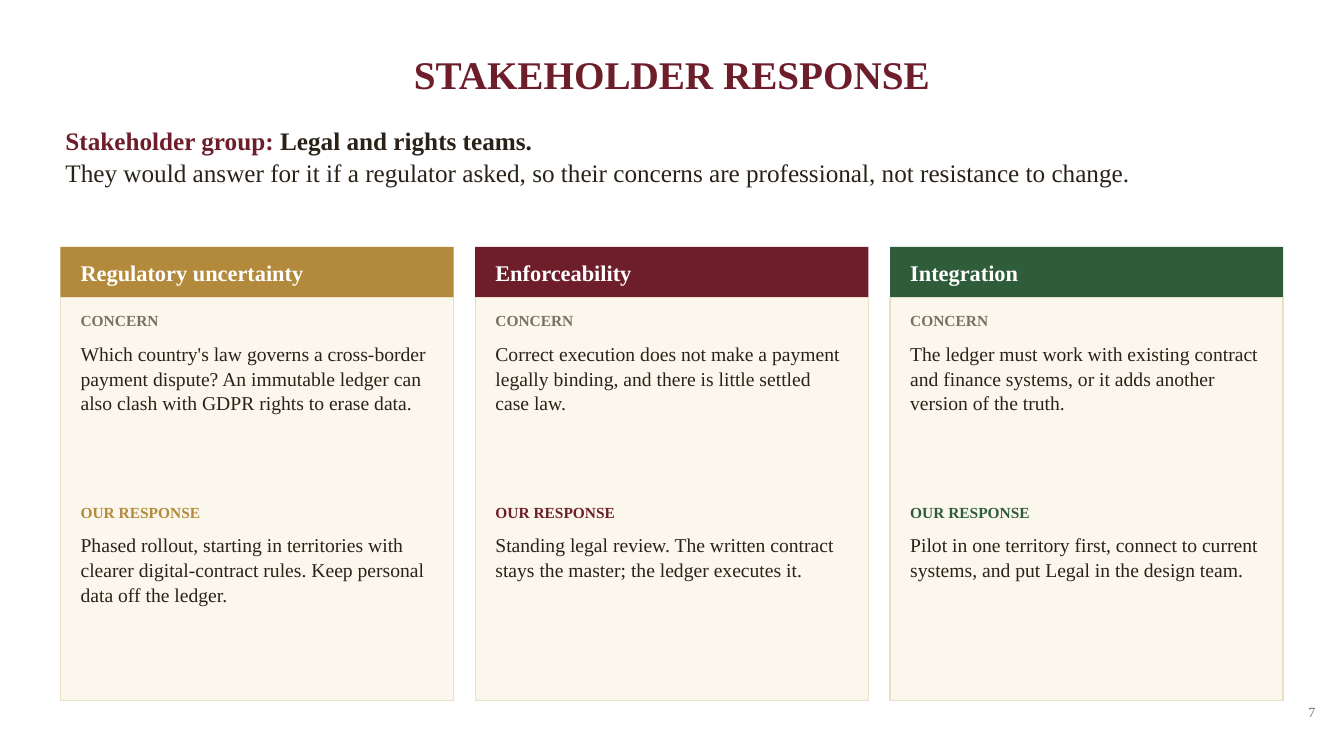
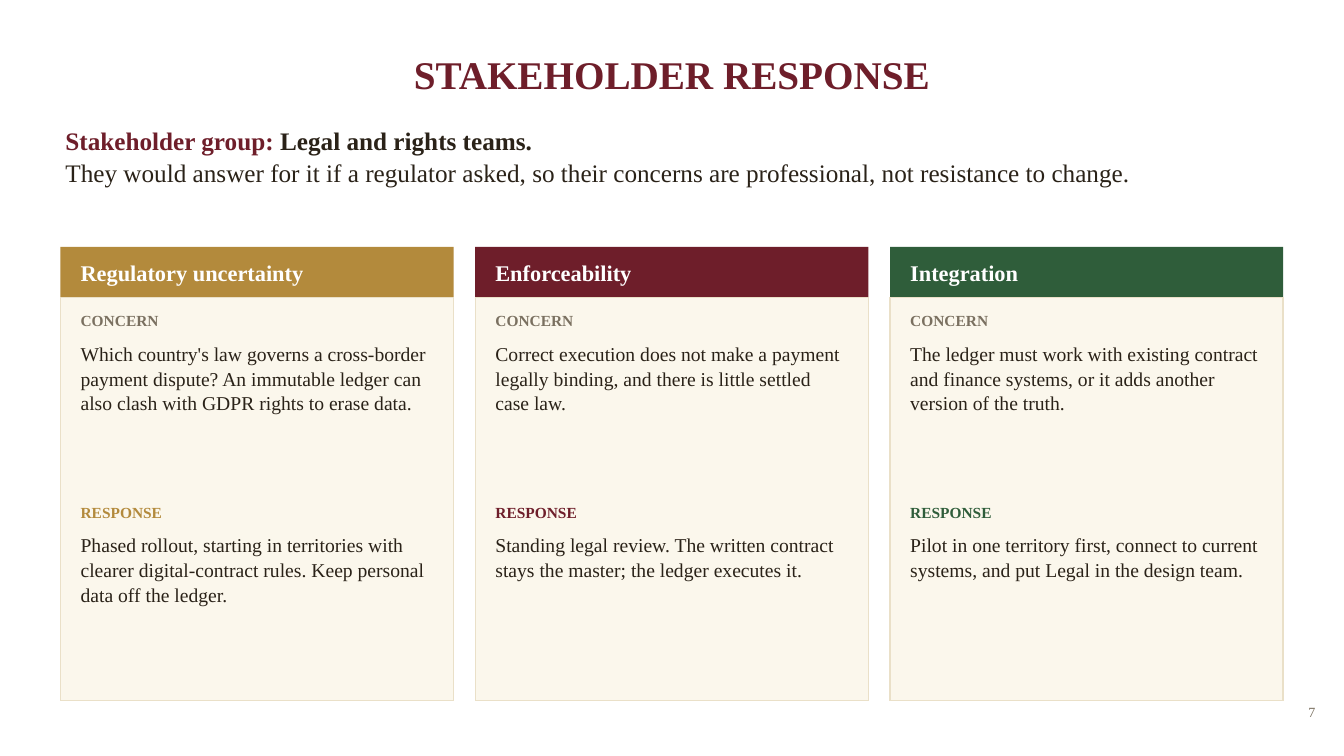
Before and after one commit to karanrg22-svg/skill, a slide deck: slide 7 of Ledger_of_Record_updated.pptx. Drawn at 1344x756 pixels with LibreOffice and Linux fonts; fonts in the diff are those of the drawing. Boxes give left, top, right and bottom in pixels: in the first picture for what was removed or moved away, otherwise in the second. Text is boxed around its words. In the diff, an @@ line names an element or a change of style, - is before the commit and + after.

```diff
--- a/Ledger_of_Record_updated.pptx
+++ b/Ledger_of_Record_updated.pptx
@@ text at [81,508,162,518]: text changed @@
-OUR RESPONSE
+RESPONSE
@@ text at [495,508,576,518]: text changed @@
-OUR RESPONSE
+RESPONSE
@@ text at [910,508,991,518]: text changed @@
-OUR RESPONSE
+RESPONSE
```
Also in this commit, not shown: 2 other slides changed, 1 other file.
